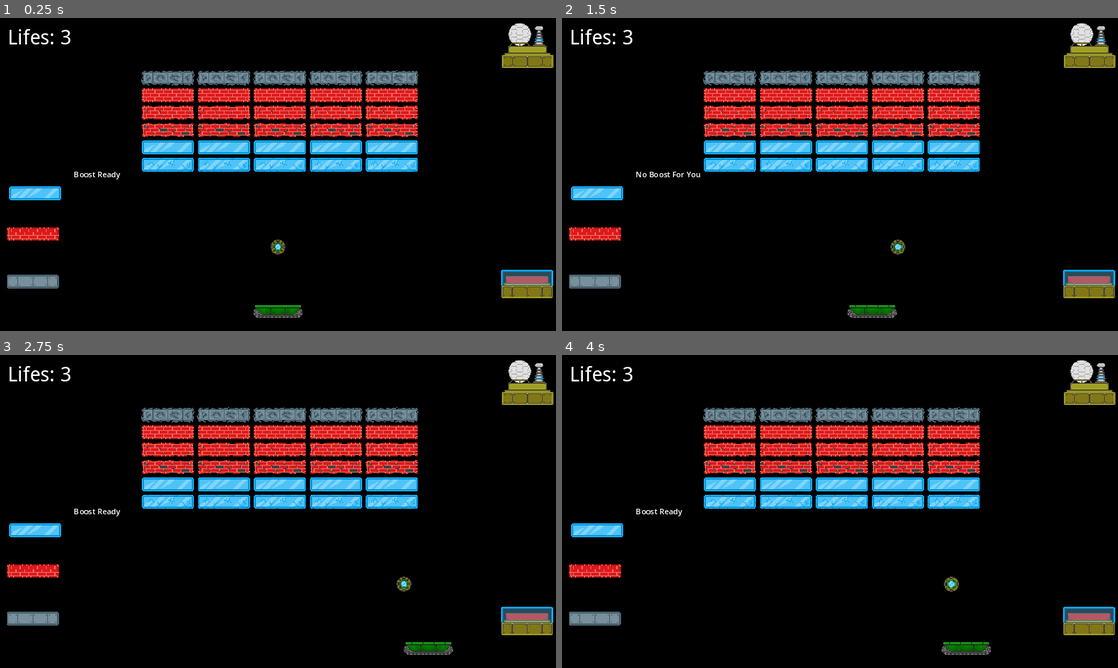
Above: before the commit, frames 1-4 (two rows, left to right).
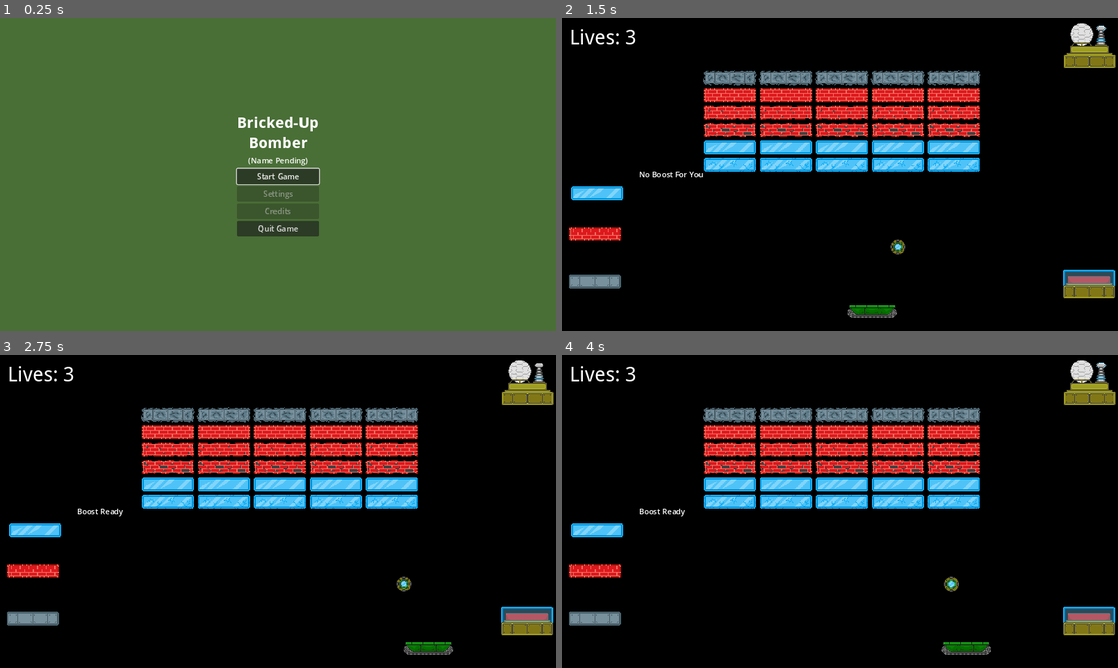
Above: after the commit, the same moments.

Repository: SpiceTower/PirateGameJam16
Game: Godot game, scene res://Scenes/main_menu.tscn
The game is run twice, just before and just after one commit, with the same random seed, the same clock (stepped at 60 frames per second) and the same inputs. Before the commit the project starts from res://Scenes/main.tscn.
Inputs (mouse positions are in pixels of both pictures, inside the frame that each line leads up to):
- Up to frame 1 (0.25 s): no input
- Up to frame 2 (1.5 s): click (840, 177) at 0.5 s, where only the run after the commit has a clickable "Start Game"; tap Enter at 1.25 s; hold Right (Right) from 1.28 s (still down); hold Space (Start) from 1.28 s (still down)
- Up to frame 3 (2.75 s): release Right (Right) at 2.03 s; release Space (Start) at 2.03 s; hold S (Down) from 2.03 s (still down); tap Space (Start) at 2.1 s
- Up to frame 4 (4 s): release S (Down) at 2.78 s; hold Right (Right) 2.78-3.53 s; hold Space (Start) 2.78-3.53 s; hold Up (Up) from 3.53 s (still down); tap Space (Start) at 3.6 s

The runs differ from the first frame. In frame 1, 100% of the frame differs, in the area x 0-100%, y 0-100%; in frame 2, 0.3%; in frame 3, 0.3%; in frame 4, 0.3%.

Commit message:
Added main_menu.tscn and main_menu.gd; rudimentary main menu functionality. Game now boots on the Main Menu. Title placeholder, and grayed-out Settings and Credits buttons. Additionally, "Lifes" changed to "Lives".

Diff:
--- /dev/null
+++ b/Scenes/main_menu.tscn
@@ -0,0 +1,83 @@
+[gd_scene load_steps=4 format=3 uid="uid://cqu754rc8tayp"]
+
+[ext_resource type="FontFile" uid="uid://q11rtuxej8xe" path="res://Base Assets/droid-sans/DroidSans-Bold.ttf" id="1_4qp4s"]
+[ext_resource type="Script" path="res://Scripts/main_menu.gd" id="1_tupe3"]
+
+[sub_resource type="LabelSettings" id="LabelSettings_eigmk"]
+font = ExtResource("1_4qp4s")
+font_size = 32
+
+[node name="MainMenu" type="Control"]
+layout_mode = 3
+anchors_preset = 15
+anchor_right = 1.0
+anchor_bottom = 1.0
+grow_horizontal = 2
+grow_vertical = 2
+script = ExtResource("1_tupe3")
+
+[node name="ColorRect" type="ColorRect" parent="."]
+layout_mode = 1
+anchors_preset = 15
+anchor_right = 1.0
+anchor_bottom = 1.0
+grow_horizontal = 2
+grow_vertical = 2
+color = Color(0.286275, 0.431373, 0.211765, 1)
+
+[node name="VBoxContainer" type="VBoxContainer" parent="."]
+layout_mode = 1
+anchors_preset = 8
+anchor_left = 0.5
+anchor_top = 0.5
+anchor_right = 0.5
+anchor_bottom = 0.5
+offset_left = -20.0
+offset_top = -20.0
+offset_right = 20.0
+offset_bottom = 20.0
+grow_horizontal = 2
+grow_vertical = 2
+
+[node name="Label" type="Label" parent="VBoxContainer"]
+layout_mode = 2
+text = "Bricked-Up
+Bomber"
+label_settings = SubResource("LabelSettings_eigmk")
+horizontal_alignment = 1
+
+[node name="Label2" type="Label" parent="VBoxContainer"]
+layout_mode = 2
+text = "(Name Pending)"
+horizontal_alignment = 1
+
+[node name="StartButton" type="Button" parent="VBoxContainer"]
+layout_mode = 2
+focus_neighbor_top = NodePath("../QuitButton")
+focus_neighbor_bottom = NodePath("../SettingsButton")
+text = "Start Game"
+
+[node name="SettingsButton" type="Button" parent="VBoxContainer"]
+layout_mode = 2
+tooltip_text = "TODO"
+focus_neighbor_top = NodePath("../StartButton")
+focus_neighbor_bottom = NodePath("../CreditsButton")
+disabled = true
+text = "Settings"
+
+[node name="CreditsButton" type="Button" parent="VBoxContainer"]
+layout_mode = 2
+tooltip_text = "TODO"
+focus_neighbor_top = NodePath("../SettingsButton")
+focus_neighbor_bottom = NodePath("../QuitButton")
+disabled = true
+text = "Credits"
+
+[node name="QuitButton" type="Button" parent="VBoxContainer"]
+layout_mode = 2
+focus_neighbor_top = NodePath("../CreditsButton")
+focus_neighbor_bottom = NodePath("../StartButton")
+text = "Quit Game"
+
+[connection signal="pressed" from="VBoxContainer/StartButton" to="." method="_on_start_button_pressed"]
+[connection signal="pressed" from="VBoxContainer/QuitButton" to="." method="_on_quit_button_pressed"]
--- a/Scenes/ui.tscn
+++ b/Scenes/ui.tscn
@@ -23,13 +23,13 @@
 [node name="HBoxContainer" type="HBoxContainer" parent="MarginContainer"]
 layout_mode = 2
 
-[node name="LifesLabel" type="Label" parent="MarginContainer/HBoxContainer"]
+[node name="LivesLabel" type="Label" parent="MarginContainer/HBoxContainer"]
 unique_name_in_owner = true
 layout_mode = 2
 size_flags_vertical = 0
 theme_override_fonts/font = ExtResource("2_k0o35")
 theme_override_font_sizes/font_size = 42
-text = "Lifes: 3"
+text = "Lives: 3"
 
 [node name="BoostReady" type="Label" parent="MarginContainer/HBoxContainer"]
 layout_mode = 2
--- a/Scripts/B411.gd
+++ b/Scripts/B411.gd
@@ -7,7 +7,7 @@
 const VELOCITY_LIMIT = 40 #I'm not certain this does anything
 
 @export var ball_speed = 20
-@export var lifes = 3
+@export var lives = 3
 @export var death_zone : DeathZone
 @export var ui : UI
 @export var boost = 30
@@ -22,7 +22,7 @@
 
 
 func _ready():
-	ui.set_lifes(lifes)
+	ui.set_lives(lives)
 	start_postion = position
 	death_zone.life_lost.connect(on_life_lost)
 	animated_sprite_2d.play("default")
@@ -77,13 +77,13 @@
 	velocity = Vector2(randf_range(-1, 1), randf_range(-.1, -1)).normalized() *ball_speed
 
 func on_life_lost():
-	lifes -= 1
-	if lifes == 0 :
+	lives -= 1
+	if lives == 0 :
 		ui.game_over()
 	else:
 		life_lost.emit()
 		reset_ball()
-		ui.set_lifes(lifes)
+		ui.set_lives(lives)
 
 #after the ball is lost, this is will reset the ball to the spawn position. If we change the default we will need to consider this too
 func reset_ball():
--- /dev/null
+++ b/Scripts/main_menu.gd
@@ -0,0 +1,15 @@
+extends Control
+
+func _ready():
+	$VBoxContainer/StartButton.grab_focus()
+
+func _process(delta):
+	pass
+
+
+func _on_start_button_pressed():
+	get_tree().change_scene_to_file("res://Scenes/main.tscn")
+
+
+func _on_quit_button_pressed():
+	get_tree().quit()
--- a/Scripts/ui.gd
+++ b/Scripts/ui.gd
@@ -2,12 +2,12 @@
 
 class_name UI
 
-@onready var lifes_label = %LifesLabel
+@onready var lives_label = %LivesLabel
 @onready var game_lost_container = $GameLostContainer
 @onready var boost_ready = $MarginContainer/HBoxContainer/BoostReady
 
-func set_lifes(lifes: int):
-	lifes_label.text = "Lifes: %d" % lifes
+func set_lives(lives: int):
+	lives_label.text = "Lives: %d" % lives
 
 func set_boost(boost: bool):
 	if boost == true:
--- a/project.godot
+++ b/project.godot
@@ -11,7 +11,7 @@
 [application]
 
 config/name="Game Jam 1"
-run/main_scene="res://Scenes/main.tscn"
+run/main_scene="res://Scenes/main_menu.tscn"
 config/features=PackedStringArray("4.3", "Forward Plus")
 config/icon="res://icon.svg"
 
Not shown, changed: .gitignore
